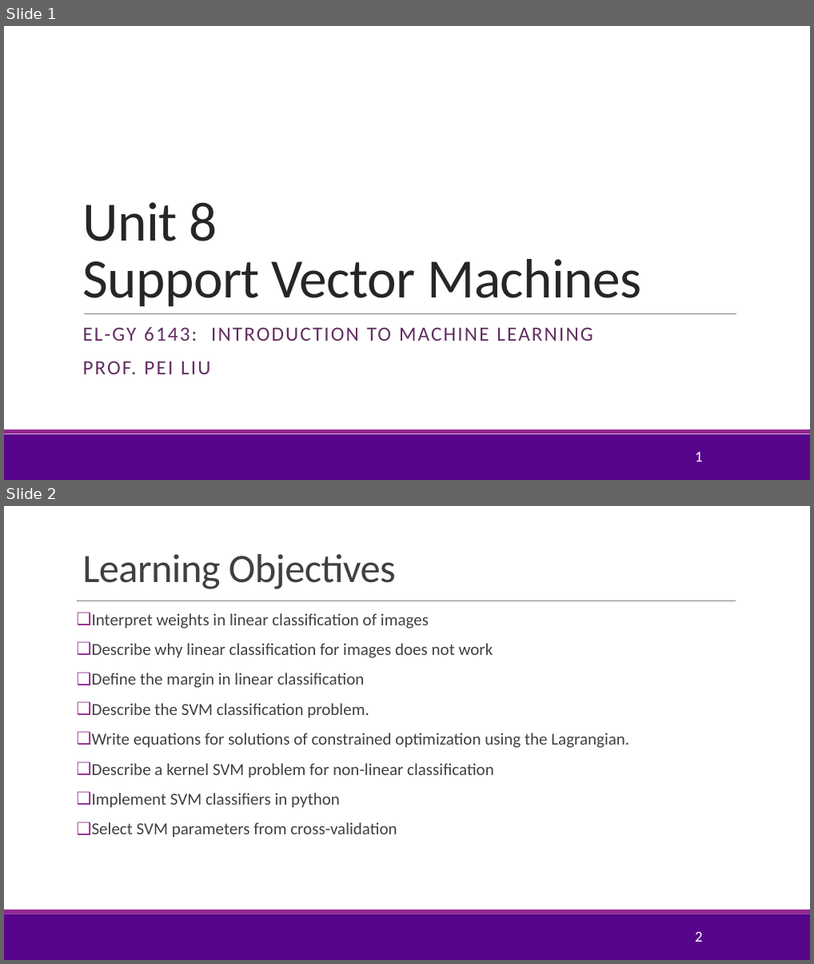
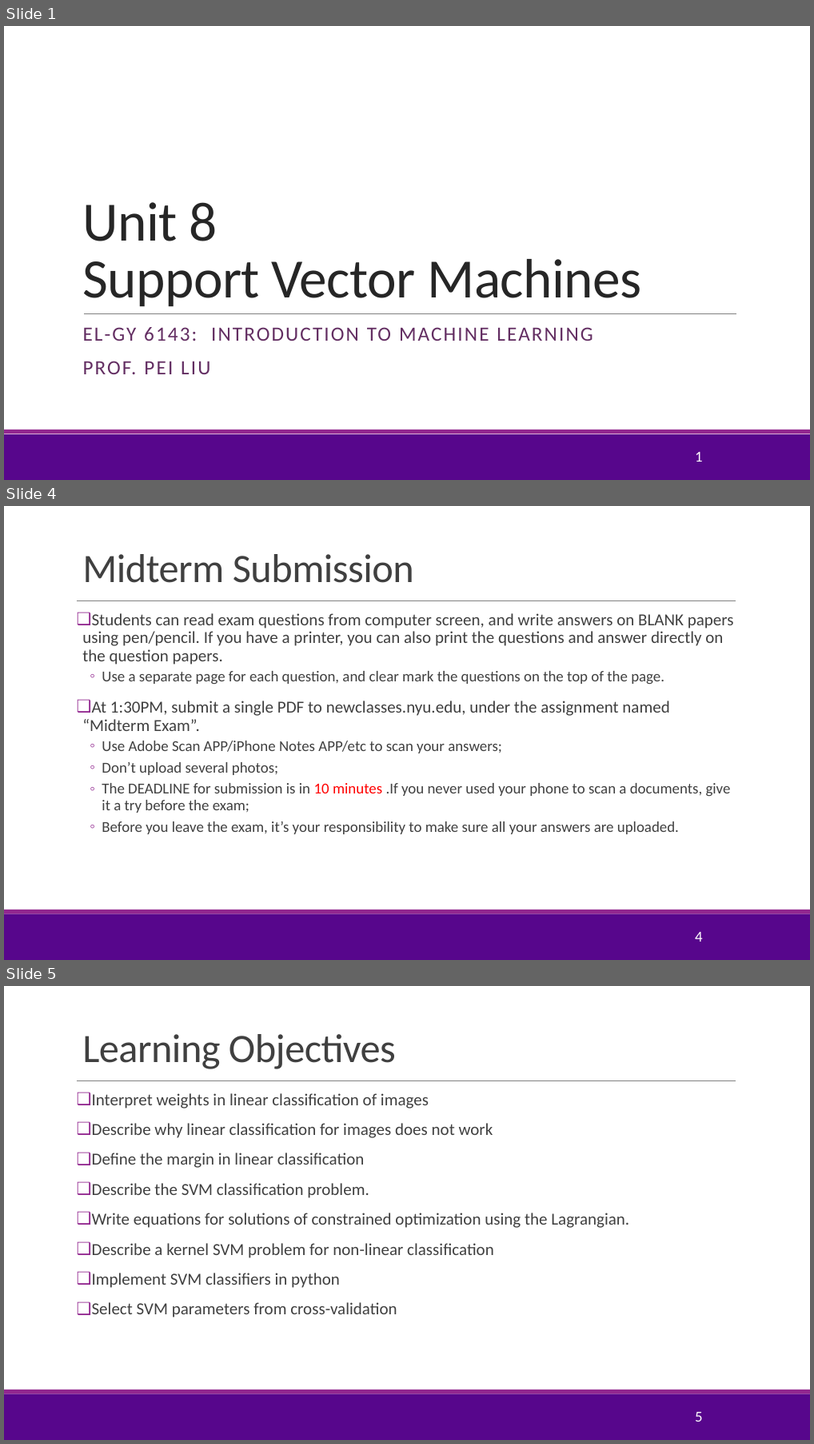
Before and after one commit to pliugithub/MachineLearning, a slide deck: lectures/Lect08_SVM.pptx. Shown one above the other, each under a label of ours: slides 1 and 2 before the commit, slides 1, 4 and 5 after it; the slides between them are not shown. The pictures are 814x964 and 814x1444 pixels, drawn with LibreOffice and Linux fonts; fonts in the diff are those of the drawing; background and template pictures are left out. Boxes give left, top, right and bottom in pixels: in the first picture for what was removed or moved away, otherwise in the second. Text is boxed around its words. In the diff, an @@ line names an element or a change of style, - is before the commit and + after.

```diff
--- a/lectures/Lect08_SVM.pptx
+++ b/lectures/Lect08_SVM.pptx
@@ slide 4 added at bbox=[4, 506, 810, 960], background #FFFFFF; not listed: 3 template elements that a slide beside it also shows @@
@@ title added at bbox=[82, 554, 414, 583], 48 pt, text #404040 @@
+Midterm Submission
@@ text added at bbox=[82, 613, 734, 834], 18 pt, text #404040 @@
+❑ Students can read exam questions from computer screen, and write answers on BLANK papers using pen/pencil. If you have a printer, you can also print the questions and answer directly on the question papers.
+  ◦ Use a separate page for each question, and clear mark the questions on the top of the page.
+❑ At 1:30PM, submit a single PDF to newclasses.nyu.edu, under the assignment named “Midterm Exam”.
+  ◦ Use Adobe Scan APP/iPhone Notes APP/etc to scan your answers;
+  ◦ Don’t upload several photos;
+  ◦ The DEADLINE for submission is in 10 minutes .If you never used your phone to scan a documents, give it a try before the exam;
+  ◦ Before you leave the exam, it’s your responsibility to make sure all your answers are uploaded.
@@ page number added at bbox=[695, 932, 703, 941], 18 pt, text #FFFFFF @@
+4
@@ what was slide 2 is now slide 5 @@
@@ page number at bbox=[695, 1412, 703, 1421]: text changed @@
-2
+5
```
Also in this commit, not shown: 2 slides changed, 2 other slides added, 1 other file.
